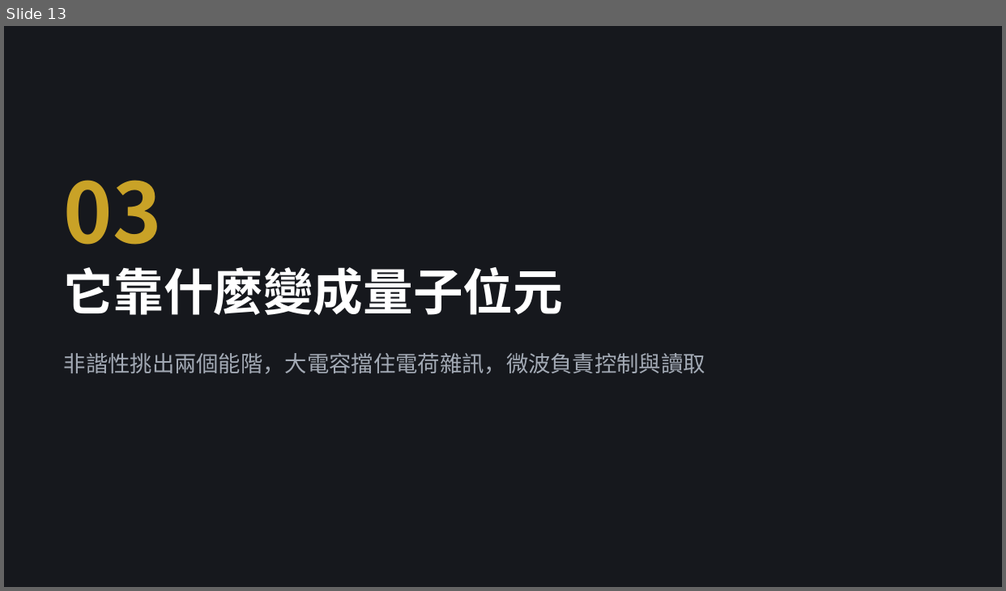
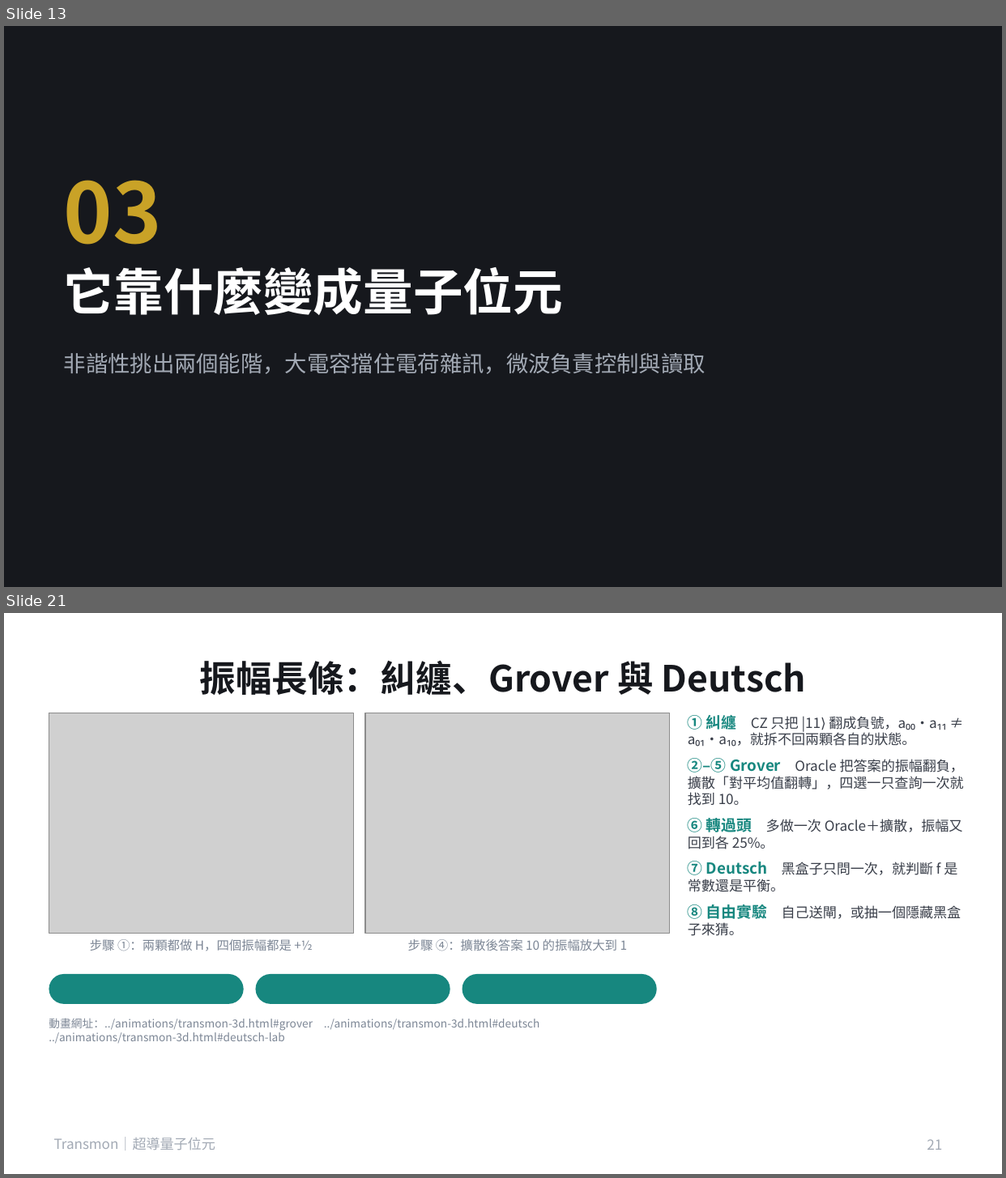
Before and after one commit to pcpcchen-coder/QuantumComputing, a slide deck: slides/transmon.pptx. Shown one above the other, each under a label of ours: slide 13 before the commit, slides 13 and 21 after it; the slides between them are not shown. The pictures are 1006x591 and 1006x1178 pixels, drawn with LibreOffice and Linux fonts; fonts in the diff are those of the drawing; grey boxes stand for pictures. Boxes give left, top, right and bottom in pixels: in the first picture for what was removed or moved away, otherwise in the second. Text is boxed around its words. In the diff, an @@ line names an element or a change of style, - is before the commit and + after.

```diff
--- a/slides/transmon.pptx
+++ b/slides/transmon.pptx
@@ slide 21 added at (4,613,1002,1174), background #FFFFFF @@
@@ title added at (200,660,806,695), 26 pt, text #16181D, bold @@
+振幅長條：糾纏、Grover 與 Deutsch
@@ picture added at (49,713,353,933) @@
@@ picture added at (365,713,670,933) @@
@@ text added at (688,715,964,936), 10 pt, text #3A3F4A @@
+① 糾纏 CZ 只把 |11⟩ 翻成負號，a₀₀·a₁₁ ≠ a₀₁·a₁₀，就拆不回兩顆各自的狀態。
+②–⑤ Grover Oracle 把答案的振幅翻負，擴散「對平均值翻轉」，四選一只查詢一次就找到 10。
+⑥ 轉過頭 多做一次 Oracle＋擴散，振幅又回到各 25%。
+⑦ Deutsch 黑盒子只問一次，就判斷 f 是常數還是平衡。
+⑧ 自由實驗 自己送閘，或抽一個隱藏黑盒子來猜。
@@ text added at (90,939,312,952), 9 pt, text #7D8796 @@
+步驟 ①：兩顆都做 H，四個振幅都是 +½
@@ text added at (408,939,628,951), 9 pt, text #7D8796 @@
+步驟 ④：擴散後答案 10 的振幅放大到 1
@@ rounded rectangle added at (49,974,244,1004), fill #17877F @@
@@ rounded rectangle added at (255,974,450,1004), fill #17877F @@
@@ rounded rectangle added at (462,974,657,1004), fill #17877F @@
@@ text added at (49,1018,540,1044), 8 pt, text #7D8796 @@
+動畫網址：../animations/transmon-3d.html#grover ../animations/transmon-3d.html#deutsch ../animations/transmon-3d.html#deutsch-lab
@@ text added at (54,1137,215,1151), 10 pt, text #A3AAB5 @@
+Transmon｜超導量子位元
@@ page number added at (927,1139,942,1150), 10 pt, text #A3AAB5 @@
+21
```
Also in this commit, not shown: 13 slides changed, 5 other slides added, 18 other files.
